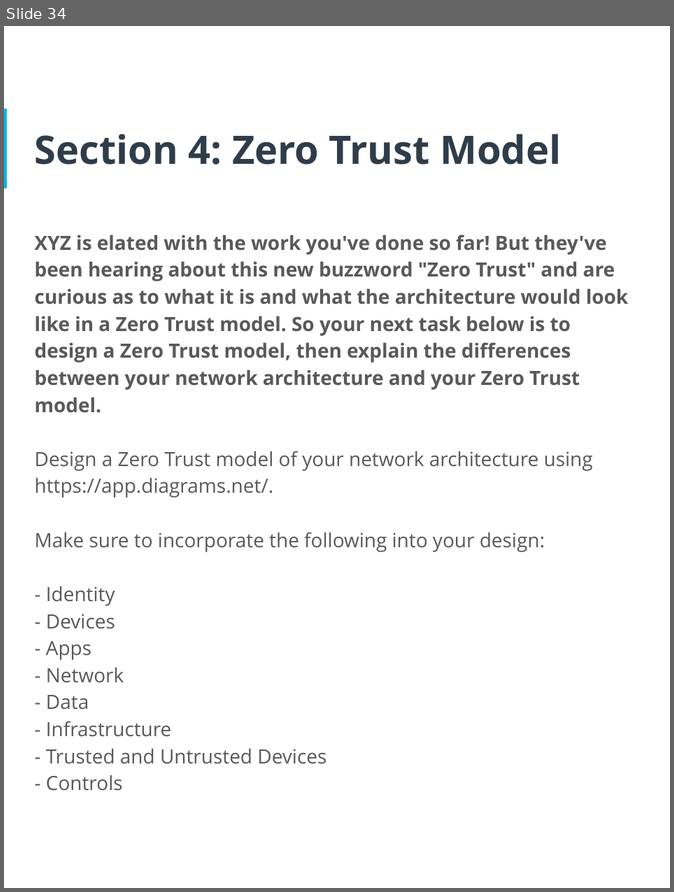
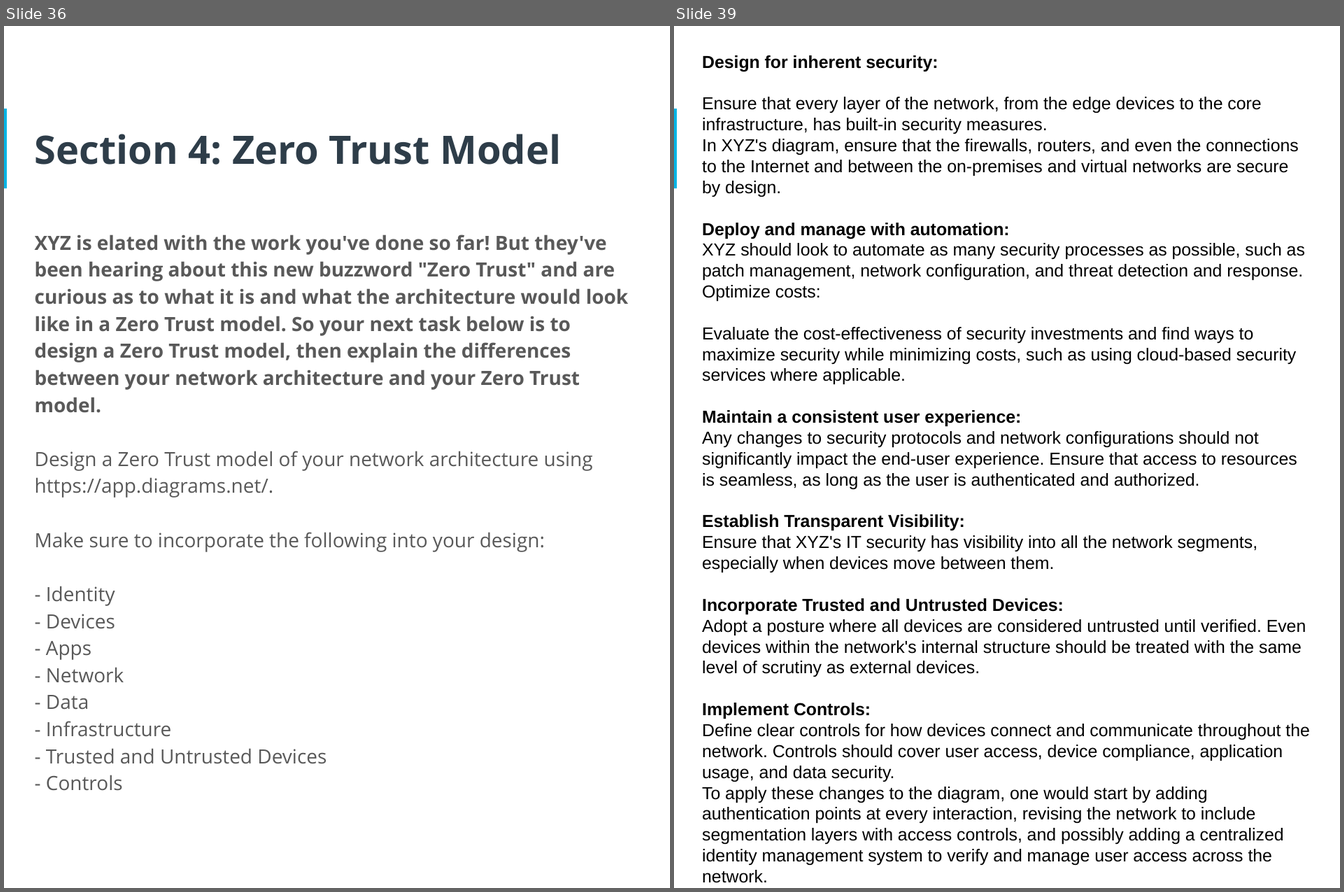
Before and after one commit to osman-software-engineer/enterprise-perimeter-and-network-security, a slide deck: phase-1/CyberSecurity Implementation Plan.pptx. Shown side by side, each under a label of ours: slide 34 before the commit, slides 36 and 39 after it; the slides between them are not shown. The pictures are 674x892 and 1344x892 pixels, drawn with LibreOffice and Linux fonts; fonts in the diff are those of the drawing. Boxes give left, top, right and bottom in pixels: in the first picture for what was removed or moved away, otherwise in the second. Text is boxed around its words. In the diff, an @@ line names an element or a change of style, - is before the commit and + after.

```diff
--- a/phase-1/CyberSecurity Implementation Plan.pptx
+++ b/phase-1/CyberSecurity Implementation Plan.pptx
@@ slide 39 added at (x1=674, y1=26, x2=1340, y2=888), background #FFFFFF; not listed: 1 template element that a slide beside it also shows @@
@@ text added at (x1=702, y1=55, x2=1310, y2=884), 16 pt, text #000000 @@
+Design for inherent security:
+Ensure that every layer of the network, from the edge devices to the core infrastructure, has built-in security measures.
+In XYZ's diagram, ensure that the firewalls, routers, and even the connections to the Internet and between the on-premises and virtual networks are secure by design.
+Deploy and manage with automation:
+XYZ should look to automate as many security processes as possible, such as patch management, network configuration, and threat detection and response.
+Optimize costs:
+Evaluate the cost-effectiveness of security investments and find ways to maximize security while minimizing costs, such as using cloud-based security services where applicable.
+Maintain a consistent user experience:
+Any changes to security protocols and network configurations should not significantly impact the end-user experience. Ensure that access to resources is seamless, as long as the user is authenticated and authorized.
+Establish Transparent Visibility:
+Ensure that XYZ's IT security has visibility into all the network segments, especially when devices move between them.
+Incorporate Trusted and Untrusted Devices:
+Adopt a posture where all devices are considered untrusted until verified. Even devices within the network's internal structure should be treated with the same level of scrutiny as external devices.
+Implement Controls:
+Define clear controls for how devices connect and communicate throughout the network. Controls should cover user access, device compliance, application usage, and data security.
+To apply these changes to the diagram, one would start by adding authentication points at every interaction, revising the network to include segmentation layers with access controls, and possibly adding a centralized identity management system to verify and manage user access across the network.
@@ what was slide 34 is now slide 36 @@
```
Also in this commit, not shown: 15 slides changed, 5 other slides added.
